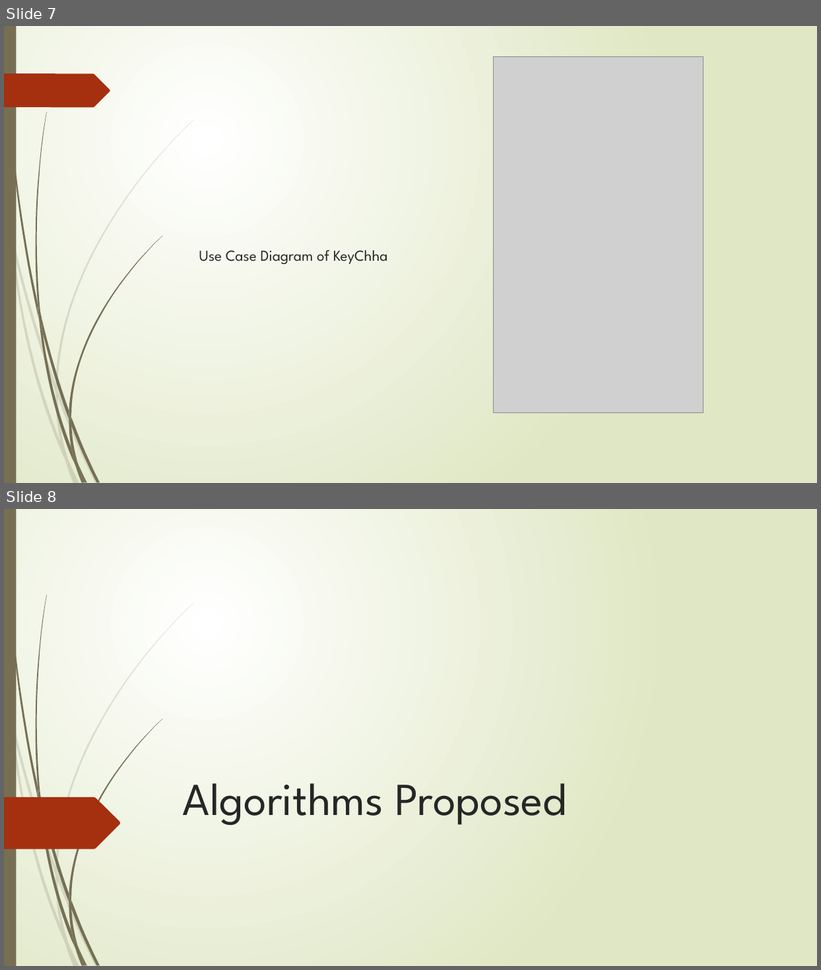
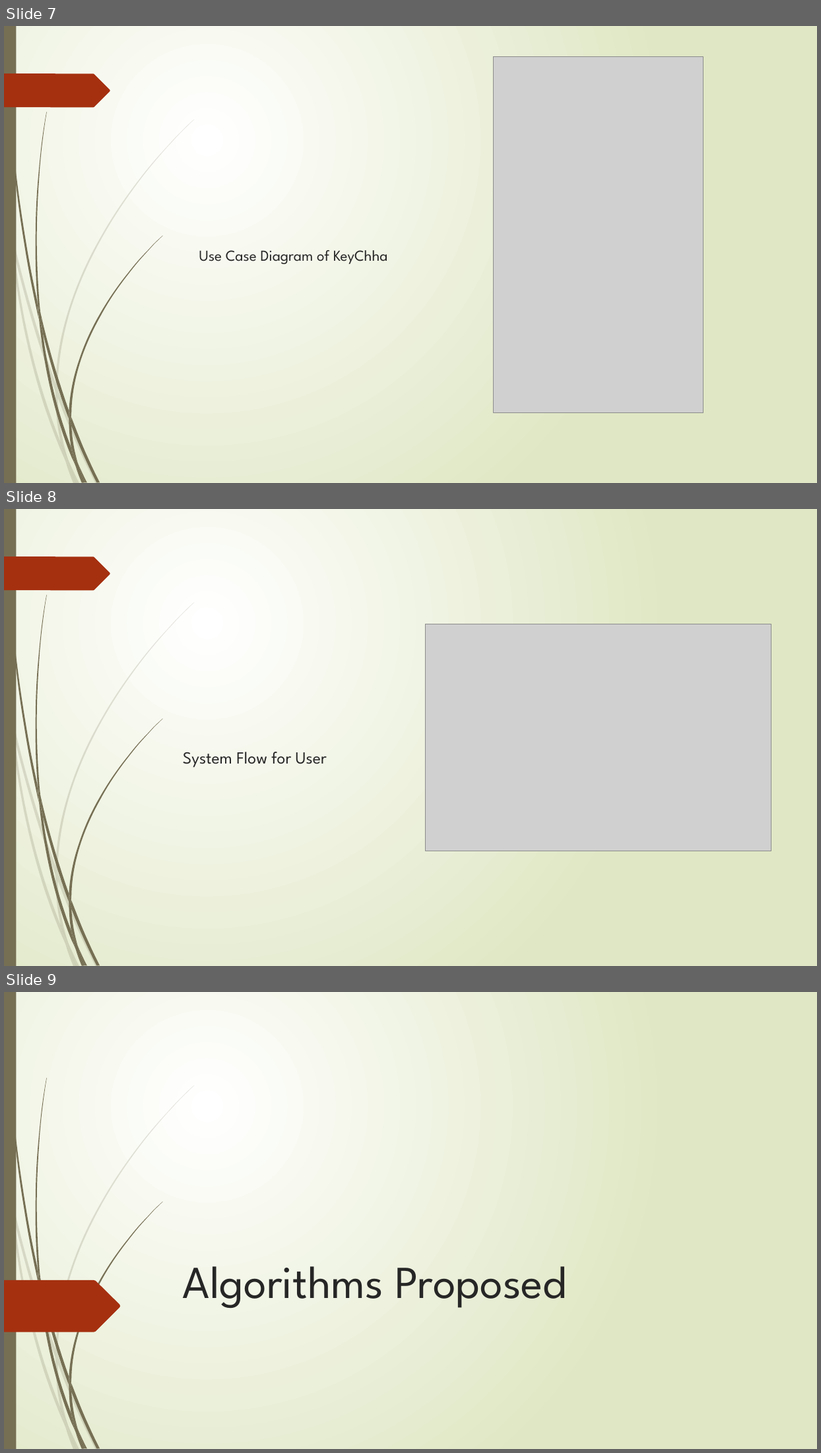
Before and after one commit to sanilmaharjan/KeyChha, a slide deck: Proposal.pptx. Shown one above the other, each under a label of ours: slides 7 and 8 before the commit, slides 7, 8 and 9 after it. The pictures are 821x970 and 821x1453 pixels, drawn with LibreOffice and Linux fonts; fonts in the diff are those of the drawing; grey boxes stand for pictures. Boxes give left, top, right and bottom in pixels: in the first picture for what was removed or moved away, otherwise in the second. Text is boxed around its words. In the diff, an @@ line names an element or a change of style, - is before the commit and + after.

```diff
--- a/Proposal.pptx
+++ b/Proposal.pptx
@@ slide 8 added at (4,509,817,966), background gradient #FFFFFF to #DFE8C4; not listed: 24 template elements that a slide beside it also shows @@
@@ picture added at (426,624,772,851) @@
@@ title added at (183,752,327,768), 20 pt, text #262626 @@
+System Flow for User
@@ what was slide 8 is now slide 9 @@
```
